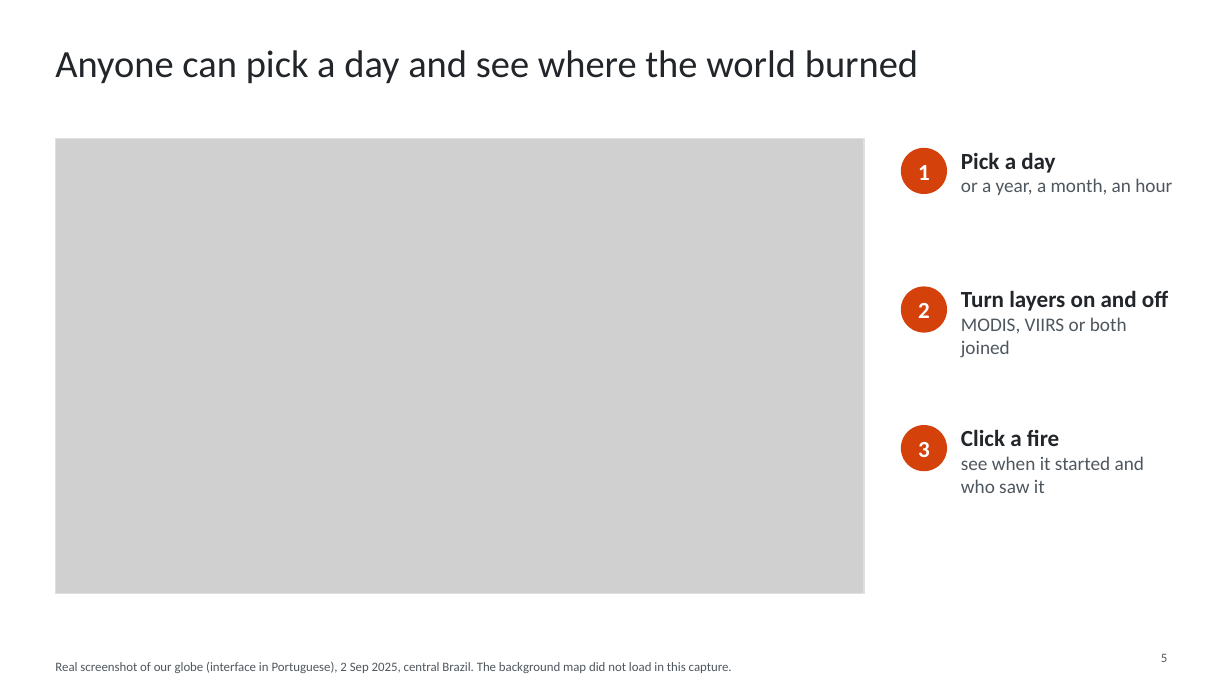
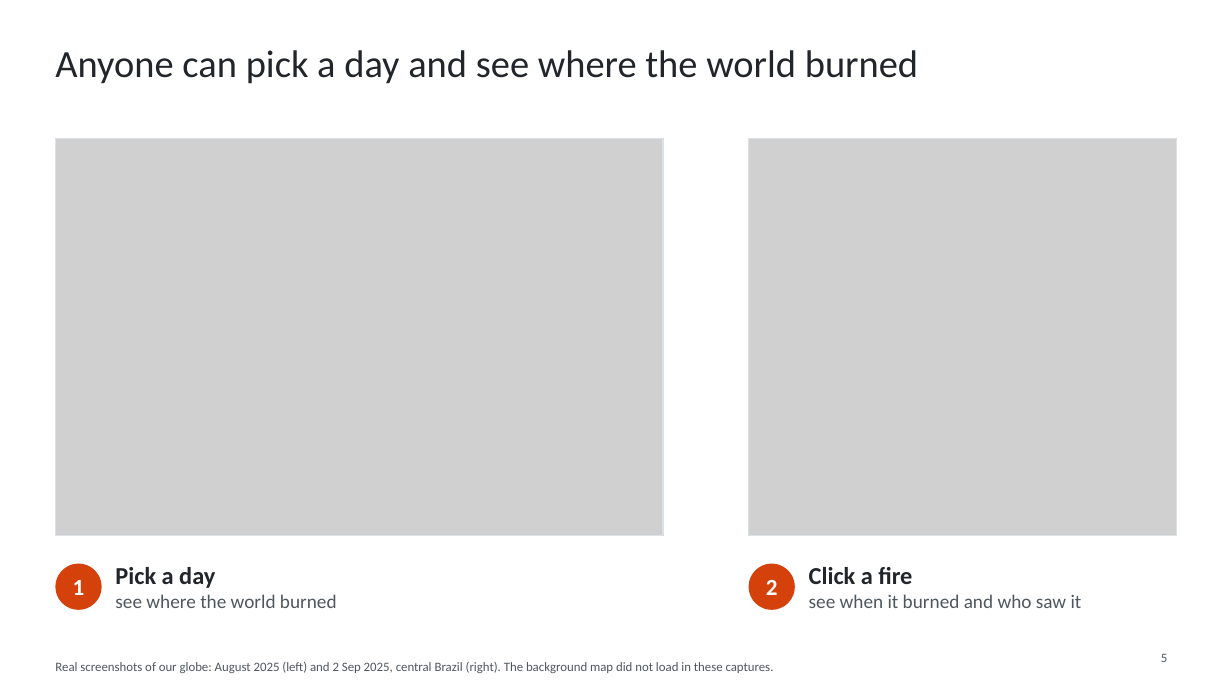
Before and after one commit to WednyFernandes/de-olho-no-fogo, a slide deck: slide 5 of public/apresentacao/de-olho-no-fogo-space-apps-2026-en.pptx. Drawn at 1232x693 pixels with LibreOffice and Linux fonts; fonts in the diff are those of the drawing; grey boxes stand for pictures. Boxes give left, top, right and bottom in pixels: in the first picture for what was removed or moved away, otherwise in the second. Text is boxed around its words. In the diff, an @@ line names an element or a change of style, - is before the commit and + after.

```diff
--- a/public/apresentacao/de-olho-no-fogo-space-apps-2026-en.pptx
+++ b/public/apresentacao/de-olho-no-fogo-space-apps-2026-en.pptx
@@ picture: place and size @@
-picture at box(55, 139, 864, 593)
+picture at box(55, 139, 664, 536)
@@ rectangle: place and size @@
-rectangle at box(55, 139, 864, 593)
+rectangle at box(55, 139, 664, 536)
@@ picture added at box(749, 139, 1177, 536) @@
@@ rectangle added at box(749, 139, 1177, 536), outline #DCE1E5 1 pt @@
@@ text removed at box(961, 152, 1172, 195) @@
-Pick a day
-or a year, a month, an hour
@@ text removed at box(961, 290, 1168, 358) @@
-Turn layers on and off
-MODIS, VIIRS or both joined
@@ ellipse removed at box(901, 425, 947, 471) @@
@@ text removed at box(918, 442, 930, 457) @@
-3
@@ text "1": place and size @@
-text "1" at box(918, 165, 930, 180)
+text "1" at box(73, 580, 85, 595)
@@ ellipse: place and size @@
-ellipse at box(901, 148, 947, 194)
+ellipse at box(55, 564, 102, 610)
@@ text added at box(115, 567, 337, 608), 15 pt, text #4F575E @@
+Pick a day
+see where the world burned
@@ text "2": place and size @@
-text "2" at box(918, 303, 930, 318)
+text "2" at box(766, 580, 778, 595)
@@ ellipse: place and size @@
-ellipse at box(901, 287, 947, 333)
+ellipse at box(749, 564, 795, 610)
@@ text at box(809, 567, 912, 584): size 18 to 19 pt in "Click a fire" @@
@@ text "Click a fire": place and size @@
-text "Click a fire" at box(961, 429, 1144, 493)
+text "Click a fire" at box(809, 567, 1082, 608)
@@ text at box(809, 594, 1082, 608): text changed @@
-see when it started and who saw it
+see when it burned and who saw it
@@ text at box(55, 662, 774, 673): text changed @@
-Real screenshot of our globe (interface in Portuguese), 2 Sep 2025, central Brazil. The background map did not load in this capture.
+Real screenshots of our globe: August 2025 (left) and 2 Sep 2025, central Brazil (right). The background map did not load in these captures.
```
Also in this commit, not shown: 2 other slides changed, 2 slides added, 2 slides removed, 7 other files.
